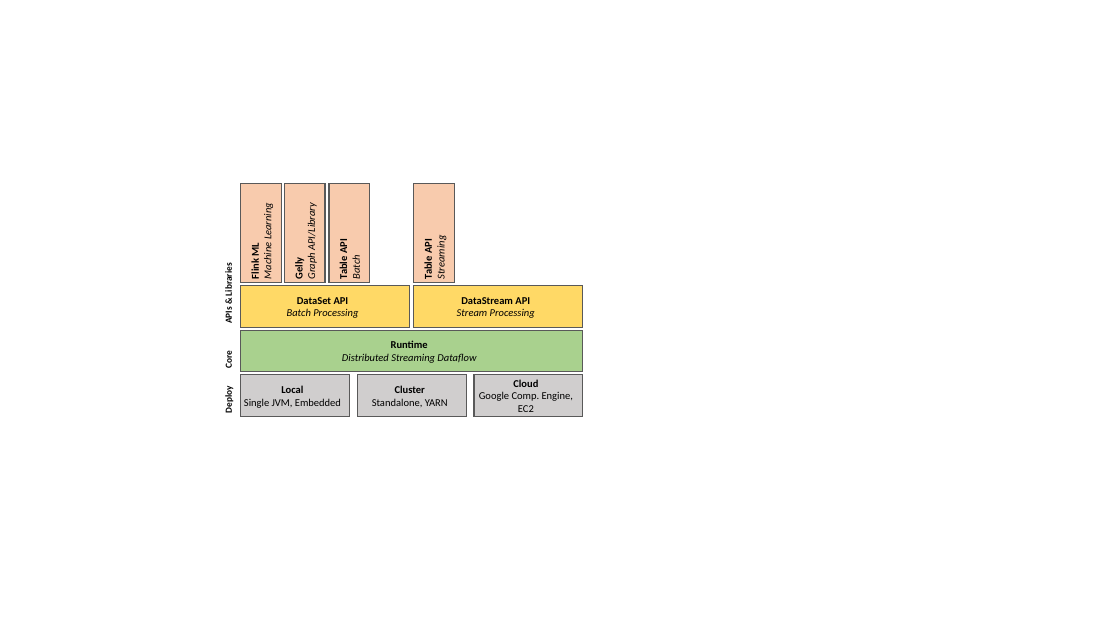
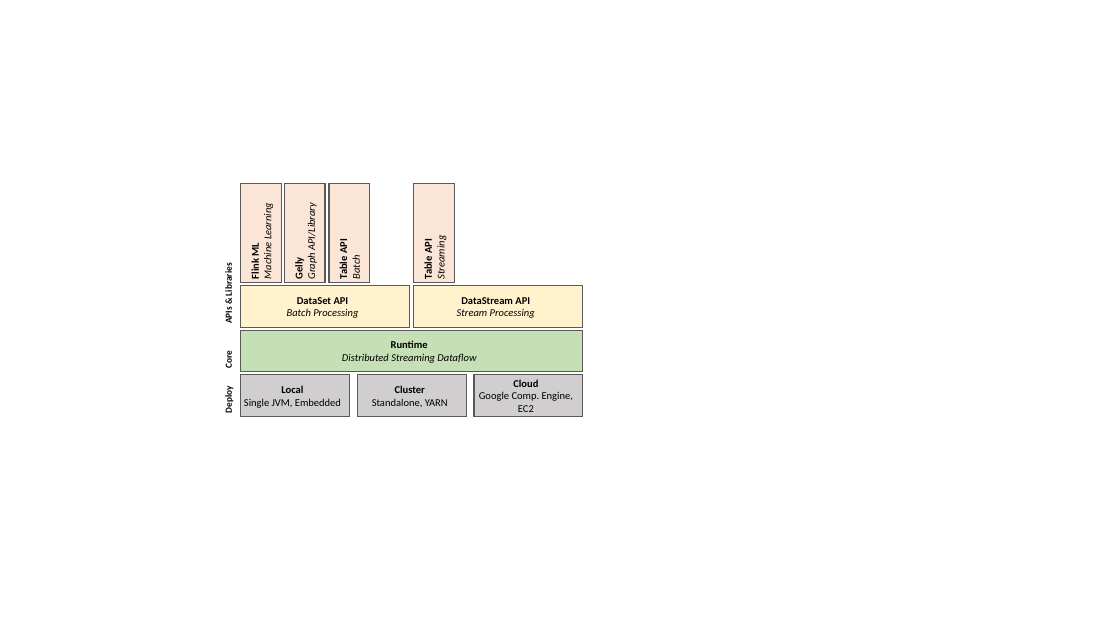
Before and after one commit to asteriosk/flink-overview-paper, a slide deck: slide 3 of figs/src/diagrams.pptx. Drawn at 1120x630 pixels with LibreOffice and Linux fonts; fonts in the diff are those of the drawing. Boxes give left, top, right and bottom in pixels: in the first picture for what was removed or moved away, otherwise in the second. Text is boxed around its words. In the diff, an @@ line names an element or a change of style, - is before the commit and + after.

```diff
--- a/figs/src/diagrams.pptx
+++ b/figs/src/diagrams.pptx
@@ fill #F8CBAD to #FBE5D6 in 4 elements at (241, 183, 281, 283), (284, 183, 325, 283), (330, 183, 370, 283), (415, 183, 455, 283) @@
@@ rectangle "DataSet API" at (240, 286, 409, 327): fill #FFD966 to #FFF2CC @@
@@ rectangle "DataStream API" at (414, 286, 583, 327): fill #FFD966 to #FFF2CC @@
@@ rectangle "Runtime" at (240, 330, 582, 371): fill #A9D18E to #C5E0B4 @@
```
Also in this commit, not shown: 1 slide added, 7 other files.
